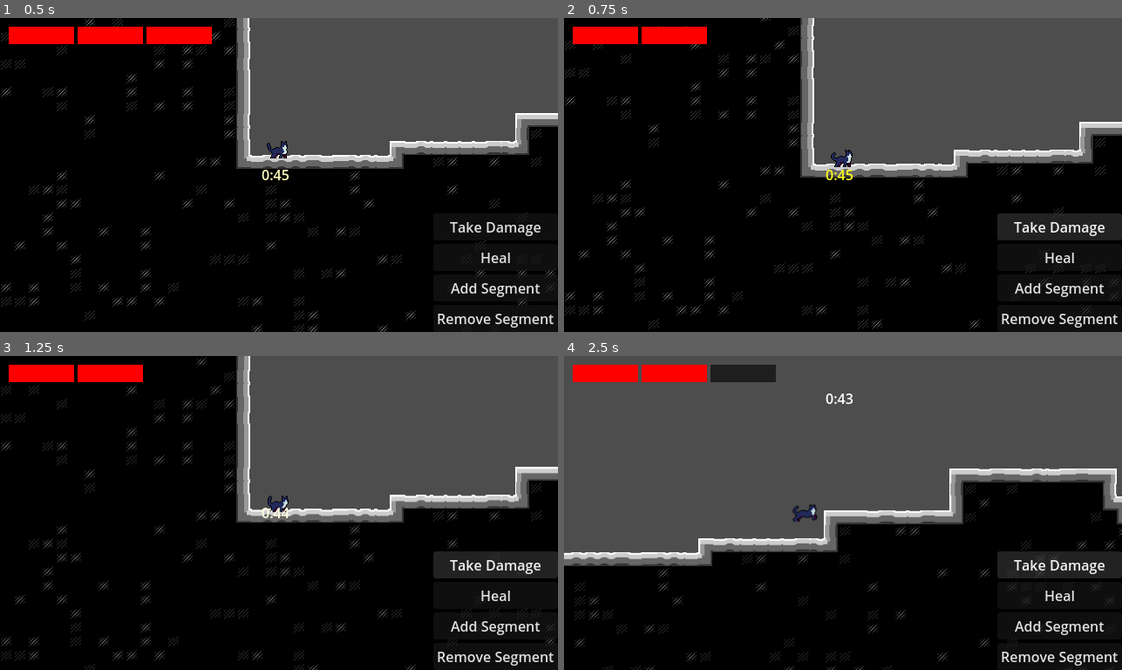
Above: before the commit, frames 1-4 (two rows, left to right).
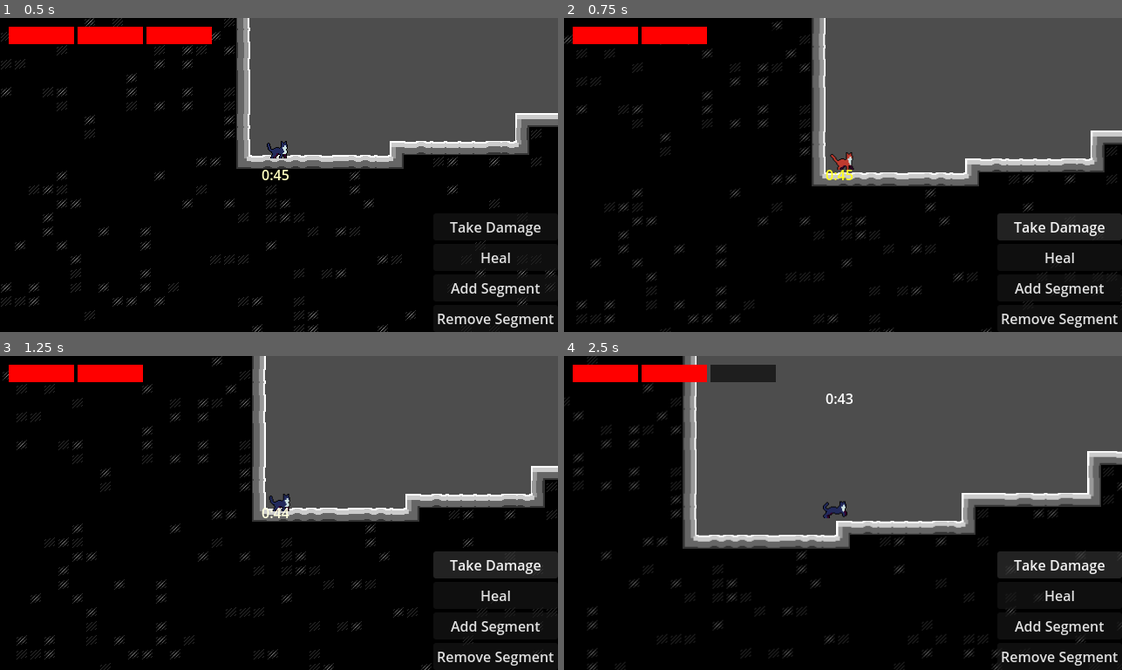
Above: after the commit, the same moments.

Repository: EmperorCookie/groundhogvania
Game: Godot game, scene res://levels/prototype/prototype_level.tscn
The game is run twice, just before and just after one commit, with the same random seed, the same clock (stepped at 60 frames per second) and the same inputs. This scene is started directly instead of the project's main scene.
Inputs:
- Up to frame 1 (0.5 s): no input
- Up to frame 2 (0.75 s): click "Take Damage" at 0.5 s
- Up to frame 3 (1.25 s): no input
- Up to frame 4 (2.5 s): hold Right (player_right) from 1.28 s (still down); tap Shift (player_dash) at 1.35, 2.1 s; tap Space (player_jump) at 1.52, 2.27 s

Frame 1 is identical in both runs. In frame 2, 9.5% of the frame differs, in the area x 0-100%, y 0-100%; in frame 3, 7.1%; in frame 4, 24%.

Commit message:
Cat hurt and death animations, hurt mechanics, bee animations

Diff:
--- /dev/null
+++ b/enemies/bee/bee.tscn
@@ -0,0 +1,71 @@
+[gd_scene load_steps=8 format=3 uid="uid://b0simqtpgrgef"]
+
+[ext_resource type="Texture2D" uid="uid://cuiwnumvxadxs" path="res://assets/bee/S_Walk.png" id="1_gak08"]
+
+[sub_resource type="Animation" id="Animation_atr2t"]
+length = 0.001
+tracks/0/type = "value"
+tracks/0/imported = false
+tracks/0/enabled = true
+tracks/0/path = NodePath(".:frame")
+tracks/0/interp = 1
+tracks/0/loop_wrap = true
+tracks/0/keys = {
+"times": PackedFloat32Array(0),
+"transitions": PackedFloat32Array(1),
+"update": 1,
+"values": [2]
+}
+
+[sub_resource type="AnimationLibrary" id="AnimationLibrary_edrlf"]
+_data = {
+&"RESET": SubResource("Animation_atr2t")
+}
+
+[sub_resource type="Animation" id="Animation_gak08"]
+length = 0.400007
+loop_mode = 1
+step = 0.0166667
+tracks/0/type = "value"
+tracks/0/imported = false
+tracks/0/enabled = true
+tracks/0/path = NodePath(".:frame")
+tracks/0/interp = 1
+tracks/0/loop_wrap = true
+tracks/0/keys = {
+"times": PackedFloat32Array(0, 0.0666667, 0.133333, 0.2, 0.266667, 0.333333),
+"transitions": PackedFloat32Array(1, 1, 1, 1, 1, 1),
+"update": 1,
+"values": [0, 1, 2, 3, 4, 5]
+}
+
+[sub_resource type="Animation" id="Animation_tfew5"]
+
+[sub_resource type="AnimationLibrary" id="AnimationLibrary_atr2t"]
+_data = {
+&"death": SubResource("Animation_tfew5"),
+&"fly": SubResource("Animation_gak08")
+}
+
+[sub_resource type="CircleShape2D" id="CircleShape2D_gak08"]
+radius = 5.0
+
+[node name="Bee" type="CharacterBody2D"]
+
+[node name="HorizontalFlipper" type="Node2D" parent="."]
+
+[node name="Sprite2D" type="Sprite2D" parent="HorizontalFlipper"]
+texture = ExtResource("1_gak08")
+offset = Vector2(1, -6)
+flip_h = true
+hframes = 6
+frame = 2
+
+[node name="AnimationPlayer" type="AnimationPlayer" parent="HorizontalFlipper/Sprite2D"]
+libraries = {
+&"": SubResource("AnimationLibrary_edrlf"),
+&"bee": SubResource("AnimationLibrary_atr2t")
+}
+
+[node name="CollisionShape2D" type="CollisionShape2D" parent="."]
+shape = SubResource("CircleShape2D_gak08")
--- a/player/player.gd
+++ b/player/player.gd
@@ -23,6 +23,9 @@
 @export var can_dash: bool = true
 
 # Stats
+@export var max_hp: int = 3
+@export var current_hp: int = 3
+@export var starting_time: int = 45 # In seconds
 @export var weight: float = 1.5
 @export var jump_height: float = 3.2 * GRID
 @export var jump_height_double: float = 2.2 * GRID
@@ -33,11 +36,8 @@
 @export var acceleration_air: float = 2
 @export var dash_speed: float = 14 * GRID
 @export var dash_duration: float = 0.3
-
-# Player stats
-@export var max_hp: int = 3
-@export var current_hp: int = 3
-@export var starting_time: int = 45 # In seconds
+@export var hurt_time: float = 0.2
+@export var hurt_speed: Vector2 = Vector2(-5 * GRID, -5 * GRID)
 
 # HUD reference
 var player_hud
@@ -52,6 +52,9 @@
 var last_animation: String = "idle"
 var jumps_done: int = 1
 var koyote_timer: float = 0
+var hurt_timer: float = 0
+var impulse: Vector2 = Vector2.ZERO
+var impulse_reset: bool = false
 
 # Animations
 var sprite: String = "cat"
@@ -65,6 +68,8 @@
 	dash_start = "dash_start",
 	dash_end = "dash_end",
 	double_jump = "double_jump",
+	hurt = "hurt",
+	death = "death",
 }
 
 func get_animation(sprite_name: String, animation: String):
@@ -86,6 +91,7 @@
 
 func _physics_process(delta: float):
 	dashing -= delta
+	hurt_timer -= delta
 	var turning = handle_player_input(delta)
 	move_and_slide()
 	update_animation(turning, delta)
@@ -112,6 +118,13 @@
 ) -> bool:
 	var _velocity: Vector2 = velocity_meter()
 	var turning: bool = false
+	# Impulse
+	if impulse_reset:
+		_velocity = impulse
+	else:
+		_velocity += impulse
+	impulse = Vector2.ZERO
+	impulse_reset = false
 	# Ground controls
 	if is_on_floor():
 		var _acceleration: float = speed * acceleration * delta
@@ -197,6 +210,9 @@
 func update_animation(turning: bool, _delta: float):
 	var _velocity: Vector2 = velocity_meter()
 	horizontal_flipper.scale.x = facing
+	if hurt_timer > 0:
+		play_animation("hurt")
+		return
 	if is_on_floor():
 		if velocity.x == 0:
 			play_animation("idle")
@@ -219,15 +235,20 @@
 		if _velocity.y >= 0:
 			play_animation("jump_end", false)
 
-
-
 # Removes HP from the player and calls the player_hud.gd to update the display
 func player_take_damage():
 	current_hp = clamp(current_hp - 1, 0, max_hp)
 	player_hud.take_damage(1)
+	hurt_timer = hurt_time
+	impulse.x = facing * hurt_speed.x
+	impulse.y = hurt_speed.y
+	impulse_reset = true
 	if current_hp == 0:
-		# Restart the current level
-		get_tree().reload_current_scene()
+		player_death()
+
+func player_death():
+	# Restart the current level
+	get_tree().reload_current_scene()
 
 # Adds HP to the player and calls the player_hud.gd to update the display
 func player_heal():
--- a/player/player.tscn
+++ b/player/player.tscn
@@ -1,13 +1,34 @@
-[gd_scene load_steps=19 format=3 uid="uid://5yuhe55teig6"]
+[gd_scene load_steps=24 format=3 uid="uid://5yuhe55teig6"]
 
 [ext_resource type="Script" uid="uid://deghlt3lo76m" path="res://player/player.gd" id="1_boad6"]
 [ext_resource type="Texture2D" uid="uid://db7l8sq77wghu" path="res://assets/cat/Idle.png" id="1_oul6g"]
+[ext_resource type="Texture2D" uid="uid://bt122643ikag2" path="res://assets/cat/Hurt2.png" id="2_rgyib"]
 [ext_resource type="Texture2D" uid="uid://b1v05yy2qjbur" path="res://assets/cat/Walk.png" id="2_rkbax"]
 [ext_resource type="Texture2D" uid="uid://doo5verhbh3yn" path="res://assets/cat/Death.png" id="3_yw30f"]
 [ext_resource type="Texture2D" uid="uid://dbos37208i46f" path="res://assets/cat/Skid.png" id="4_qjkh3"]
 [ext_resource type="Texture2D" uid="uid://bsllcjfc5if0q" path="res://assets/cat/Turn.png" id="5_qjkh3"]
 [ext_resource type="Texture2D" uid="uid://bgajum6ph2dg1" path="res://assets/cat/Roll2.png" id="6_g6k8r"]
 
+[sub_resource type="Animation" id="Animation_boad6"]
+length = 0.001
+tracks/0/type = "value"
+tracks/0/imported = false
+tracks/0/enabled = true
+tracks/0/path = NodePath(".:frame")
+tracks/0/interp = 1
+tracks/0/loop_wrap = true
+tracks/0/keys = {
+"times": PackedFloat32Array(0),
+"transitions": PackedFloat32Array(1),
+"update": 1,
+"values": [1]
+}
+
+[sub_resource type="AnimationLibrary" id="AnimationLibrary_rgyib"]
+_data = {
+&"RESET": SubResource("Animation_boad6")
+}
+
 [sub_resource type="Animation" id="Animation_rgyib"]
 resource_name = "RESET"
 length = 0.001
@@ -597,12 +618,144 @@
 "values": [0.0]
 }
 
+[sub_resource type="Animation" id="Animation_tqiix"]
+resource_name = "death"
+length = 0.400002
+step = 0.1
+tracks/0/type = "value"
+tracks/0/imported = false
+tracks/0/enabled = true
+tracks/0/path = NodePath(".:texture")
+tracks/0/interp = 1
+tracks/0/loop_wrap = true
+tracks/0/keys = {
+"times": PackedFloat32Array(0),
+"transitions": PackedFloat32Array(1),
+"update": 1,
+"values": [ExtResource("3_yw30f")]
+}
+tracks/1/type = "value"
+tracks/1/imported = false
+tracks/1/enabled = true
+tracks/1/path = NodePath(".:hframes")
+tracks/1/interp = 1
+tracks/1/loop_wrap = true
+tracks/1/keys = {
+"times": PackedFloat32Array(0),
+"transitions": PackedFloat32Array(1),
+"update": 1,
+"values": [4]
+}
+tracks/2/type = "value"
+tracks/2/imported = false
+tracks/2/enabled = true
+tracks/2/path = NodePath(".:offset")
+tracks/2/interp = 1
+tracks/2/loop_wrap = true
+tracks/2/keys = {
+"times": PackedFloat32Array(0),
+"transitions": PackedFloat32Array(1),
+"update": 1,
+"values": [Vector2(5, -24)]
+}
+tracks/3/type = "value"
+tracks/3/imported = false
+tracks/3/enabled = true
+tracks/3/path = NodePath(".:frame")
+tracks/3/interp = 1
+tracks/3/loop_wrap = true
+tracks/3/keys = {
+"times": PackedFloat32Array(0, 0.1, 0.2, 0.3),
+"transitions": PackedFloat32Array(1, 1, 1, 1),
+"update": 1,
+"values": [0, 1, 2, 3]
+}
+tracks/4/type = "value"
+tracks/4/imported = false
+tracks/4/enabled = true
+tracks/4/path = NodePath(".:rotation")
+tracks/4/interp = 1
+tracks/4/loop_wrap = true
+tracks/4/keys = {
+"times": PackedFloat32Array(0),
+"transitions": PackedFloat32Array(1),
+"update": 0,
+"values": [0.0]
+}
+
+[sub_resource type="Animation" id="Animation_e7oew"]
+resource_name = "hurt"
+length = 0.06667
+loop_mode = 1
+tracks/0/type = "value"
+tracks/0/imported = false
+tracks/0/enabled = true
+tracks/0/path = NodePath(".:texture")
+tracks/0/interp = 1
+tracks/0/loop_wrap = true
+tracks/0/keys = {
+"times": PackedFloat32Array(0),
+"transitions": PackedFloat32Array(1),
+"update": 1,
+"values": [ExtResource("2_rgyib")]
+}
+tracks/1/type = "value"
+tracks/1/imported = false
+tracks/1/enabled = true
+tracks/1/path = NodePath(".:hframes")
+tracks/1/interp = 1
+tracks/1/loop_wrap = true
+tracks/1/keys = {
+"times": PackedFloat32Array(0),
+"transitions": PackedFloat32Array(1),
+"update": 1,
+"values": [2]
+}
+tracks/2/type = "value"
+tracks/2/imported = false
+tracks/2/enabled = true
+tracks/2/path = NodePath(".:offset")
+tracks/2/interp = 1
+tracks/2/loop_wrap = true
+tracks/2/keys = {
+"times": PackedFloat32Array(0),
+"transitions": PackedFloat32Array(1),
+"update": 1,
+"values": [Vector2(0, -32)]
+}
+tracks/3/type = "value"
+tracks/3/imported = false
+tracks/3/enabled = true
+tracks/3/path = NodePath(".:frame")
+tracks/3/interp = 1
+tracks/3/loop_wrap = true
+tracks/3/keys = {
+"times": PackedFloat32Array(0, 0.0333333),
+"transitions": PackedFloat32Array(1, 1),
+"update": 1,
+"values": [0, 1]
+}
+tracks/4/type = "value"
+tracks/4/imported = false
+tracks/4/enabled = true
+tracks/4/path = NodePath(".:rotation")
+tracks/4/interp = 1
+tracks/4/loop_wrap = true
+tracks/4/keys = {
+"times": PackedFloat32Array(0),
+"transitions": PackedFloat32Array(1),
+"update": 0,
+"values": [0.0]
+}
+
 [sub_resource type="AnimationLibrary" id="AnimationLibrary_tqiix"]
 _data = {
 &"RESET": SubResource("Animation_rgyib"),
 &"dash_end": SubResource("Animation_hg6s5"),
 &"dash_start": SubResource("Animation_8t03j"),
+&"death": SubResource("Animation_tqiix"),
 &"double_jump": SubResource("Animation_2ieo8"),
+&"hurt": SubResource("Animation_e7oew"),
 &"idle": SubResource("Animation_ebec5"),
 &"jump_end": SubResource("Animation_yllr7"),
 &"jump_start": SubResource("Animation_kb6p2"),
@@ -622,13 +775,14 @@
 [node name="HorizontalFlipper" type="Node2D" parent="."]
 
 [node name="Sprite2D" type="Sprite2D" parent="HorizontalFlipper"]
-texture = ExtResource("1_oul6g")
-offset = Vector2(4, -24)
-hframes = 4
+texture = ExtResource("2_rkbax")
+offset = Vector2(3, -24)
+hframes = 6
 frame = 1
 
 [node name="AnimationPlayer" type="AnimationPlayer" parent="HorizontalFlipper/Sprite2D"]
 libraries = {
+&"": SubResource("AnimationLibrary_rgyib"),
 &"cat": SubResource("AnimationLibrary_tqiix")
 }
 
Binary file added: assets/bee/S_Death.png
Not shown, added: assets/bee/S_Death.png.import
Binary file added: assets/bee/S_Walk.png
Not shown, added: assets/bee/S_Walk.png.import
Binary file added: assets/cat/Hurt2.png
Not shown, added: assets/cat/Hurt2.png.import
Binary file added: assets/powerups/S_Death.png
Not shown, added: assets/powerups/S_Death.png.import
Binary file added: assets/powerups/S_Walk.png
Not shown, added: assets/powerups/S_Walk.png.import
